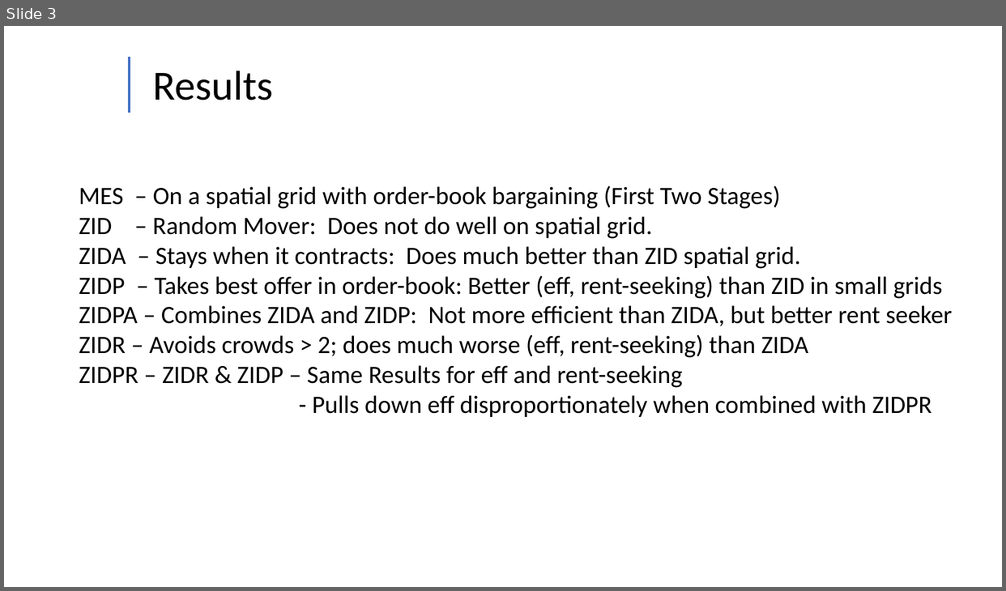
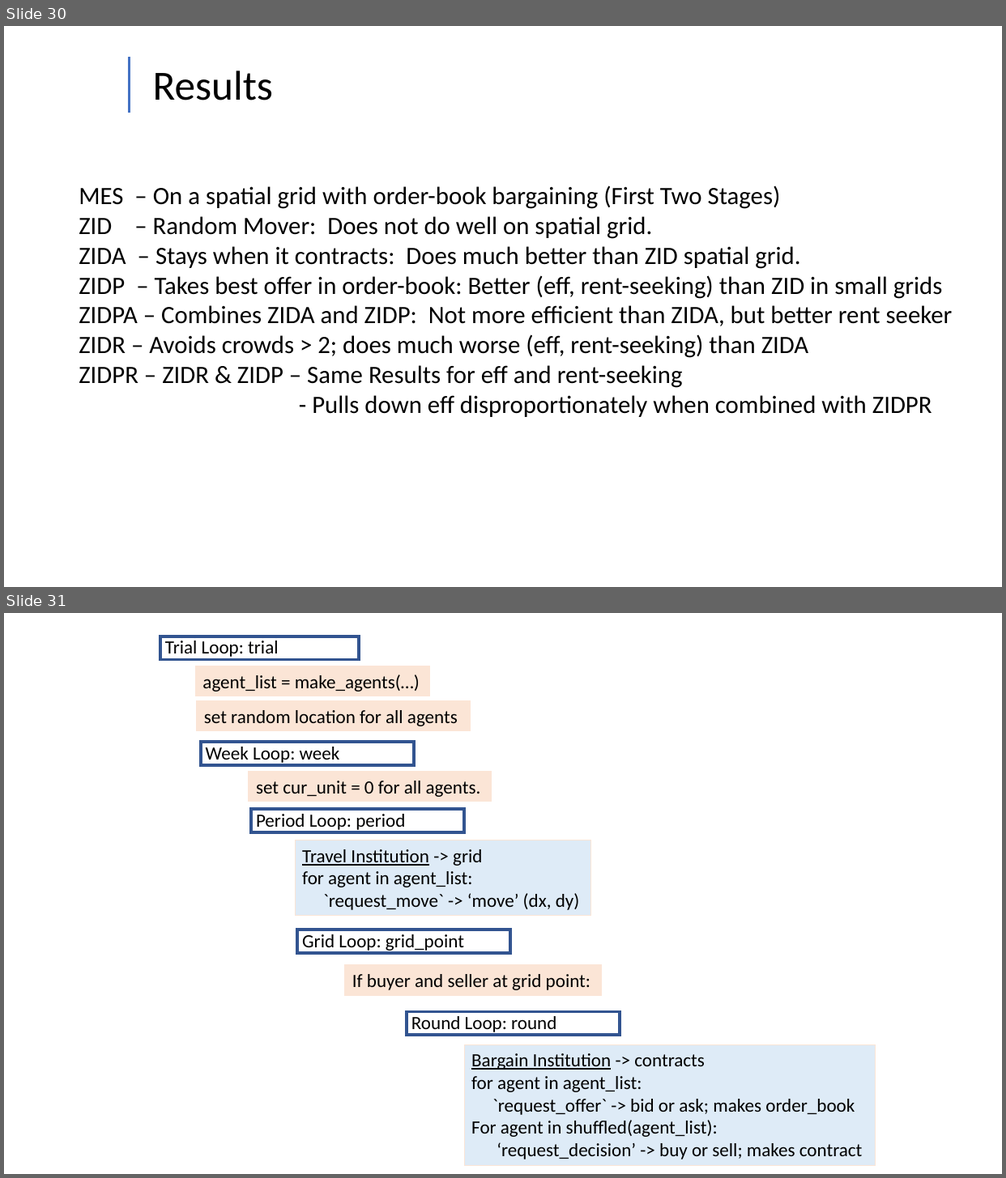
Before and after one commit to Kmccabe/dm_markets, a slide deck: talks/ZI Conference Talk V2.pptx. Shown one above the other, each under a label of ours: slide 3 before the commit, slides 30 and 31 after it. The pictures are 1006x591 and 1006x1178 pixels, drawn with LibreOffice and Linux fonts; fonts in the diff are those of the drawing. Boxes give left, top, right and bottom in pixels: in the first picture for what was removed or moved away, otherwise in the second. Text is boxed around its words. In the diff, an @@ line names an element or a change of style, - is before the commit and + after.

```diff
--- a/talks/ZI Conference Talk V2.pptx
+++ b/talks/ZI Conference Talk V2.pptx
@@ slide 31 added at [4, 613, 1002, 1174], background #FFFFFF @@
@@ rectangle added at [160, 636, 359, 659], outline #325491 3 pt @@
@@ text added at [165, 641, 278, 659], 18 pt, text #000000 @@
+Trial Loop: trial
@@ rectangle added at [196, 666, 430, 696], fill #FBE5D6, outline #FBE5D6 0.75 pt, 18 pt, text #000000 @@
+agent_list = make_agents(…)
@@ rectangle added at [197, 700, 470, 730], fill #FBE5D6, outline #FBE5D6 0.75 pt, 18 pt, text #000000 @@
+set random location for all agents
@@ rectangle added at [201, 742, 414, 765], outline #325491 3 pt @@
@@ text added at [206, 747, 340, 764], 18 pt, text #000000 @@
+Week Loop: week
@@ rectangle added at [249, 772, 492, 802], fill #FBE5D6, outline #FBE5D6 0.75 pt, 18 pt, text #000000 @@
+set cur_unit = 0 for all agents.
@@ rectangle added at [251, 809, 463, 833], outline #325491 3 pt @@
@@ text added at [256, 814, 405, 833], 18 pt, text #000000 @@
+Period Loop: period
@@ rectangle added at [296, 841, 592, 916], fill #DEEBF7, outline #FBE5D6 0.75 pt, 18 pt, text #000000 @@
+Travel Institution -> grid
+for agent in agent_list:
+`request_move` -> ‘move’ (dx, dy)
@@ rectangle added at [297, 930, 510, 953], outline #325491 3 pt @@
@@ text added at [302, 935, 464, 952], 18 pt, text #000000 @@
+Grid Loop: grid_point
@@ rectangle added at [345, 965, 602, 995], fill #FBE5D6, outline #FBE5D6 0.75 pt, 18 pt, text #000000 @@
+If buyer and seller at grid point:
@@ rectangle added at [407, 1012, 620, 1035], outline #325491 3 pt @@
@@ text added at [411, 1016, 556, 1035], 18 pt, text #000000 @@
+Round Loop: round
@@ rectangle added at [464, 1045, 876, 1166], fill #DEEBF7, outline #FBE5D6 0.75 pt, 18 pt, text #000000 @@
+Bargain Institution -> contracts
+for agent in agent_list:
+`request_offer` -> bid or ask; makes order_book
+For agent in shuffled(agent_list):
+‘request_decision’ -> buy or sell; makes contract
@@ what was slide 3 is now slide 30 @@
```
Also in this commit, not shown: 2 slides changed, 4 other files.
